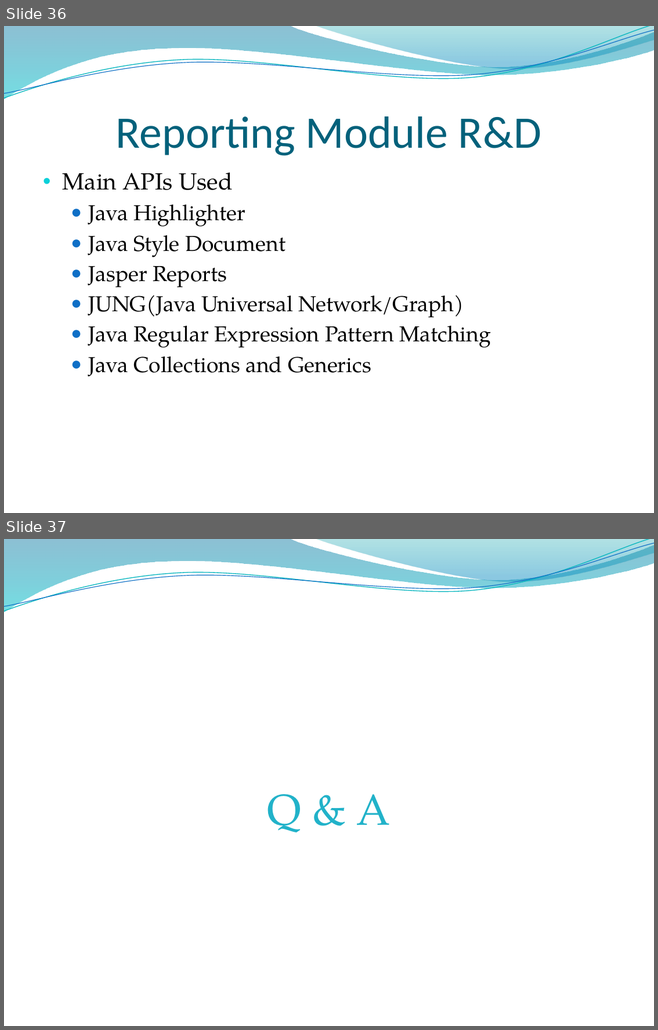
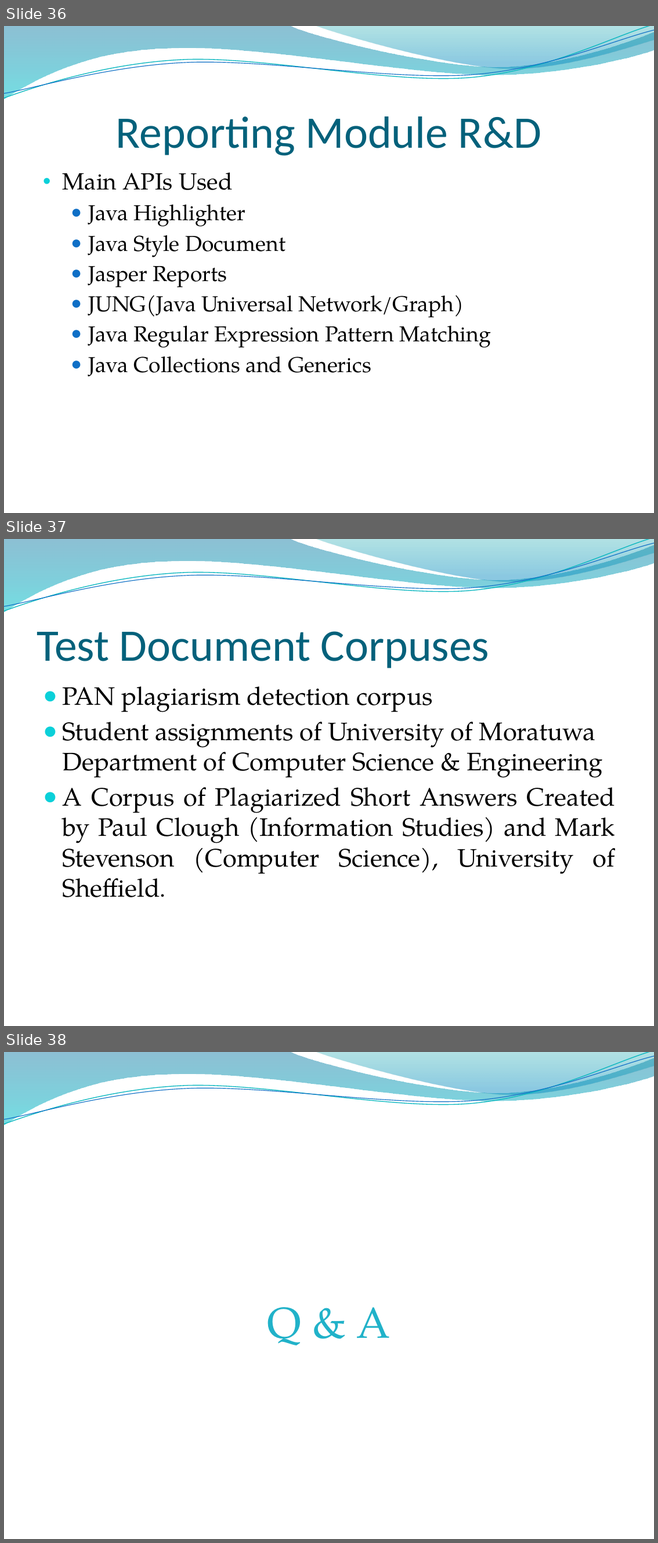
Before and after one commit to RizwanSaeedi/project-plagiabust, a slide deck: project docs/Final Presentation.pptx. Shown one above the other, each under a label of ours: slides 36 and 37 before the commit, slides 36, 37 and 38 after it. The pictures are 658x1030 and 658x1543 pixels, drawn with LibreOffice and Linux fonts; fonts in the diff are those of the drawing; background and template pictures are left out. Boxes give left, top, right and bottom in pixels: in the first picture for what was removed or moved away, otherwise in the second. Text is boxed around its words. In the diff, an @@ line names an element or a change of style, - is before the commit and + after.

```diff
--- a/project docs/Final Presentation.pptx
+++ b/project docs/Final Presentation.pptx
@@ slide 37 added at (4,539,654,1026), background picture (left out); not listed: 4 template elements that a slide beside it also shows @@
@@ title added at (36,631,489,668), 50 pt, text #04617B @@
+Test Document Corpuses
@@ text added at (63,686,615,897), 28 pt, text #000000 @@
+● PAN plagiarism detection corpus
+● Student assignments of University of Moratuwa Department of Computer Science & Engineering
+● A Corpus of Plagiarized Short Answers Created by Paul Clough (Information Studies) and Mark Stevenson (Computer Science), University of Sheffield.
@@ what was slide 37 is now slide 38 @@
```
